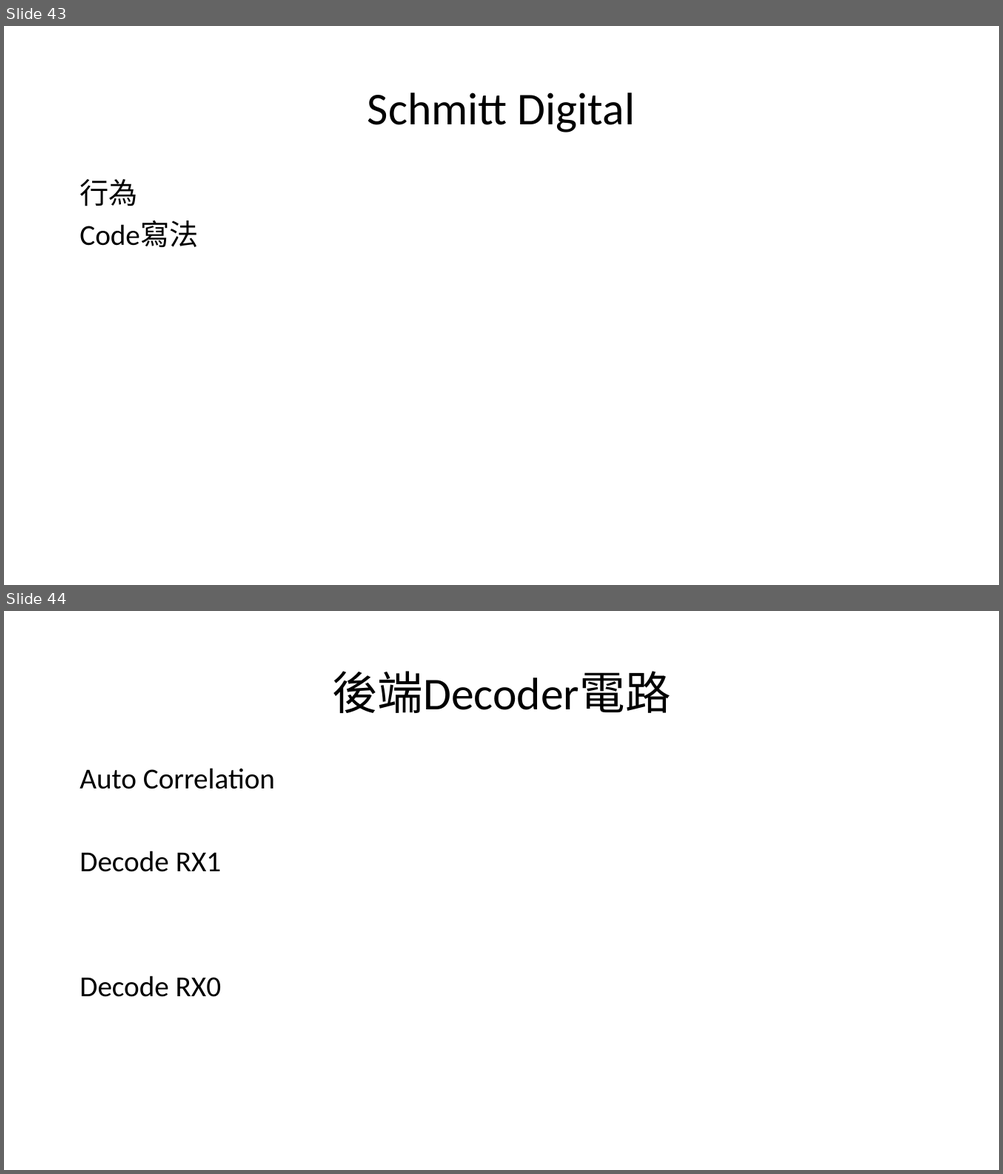
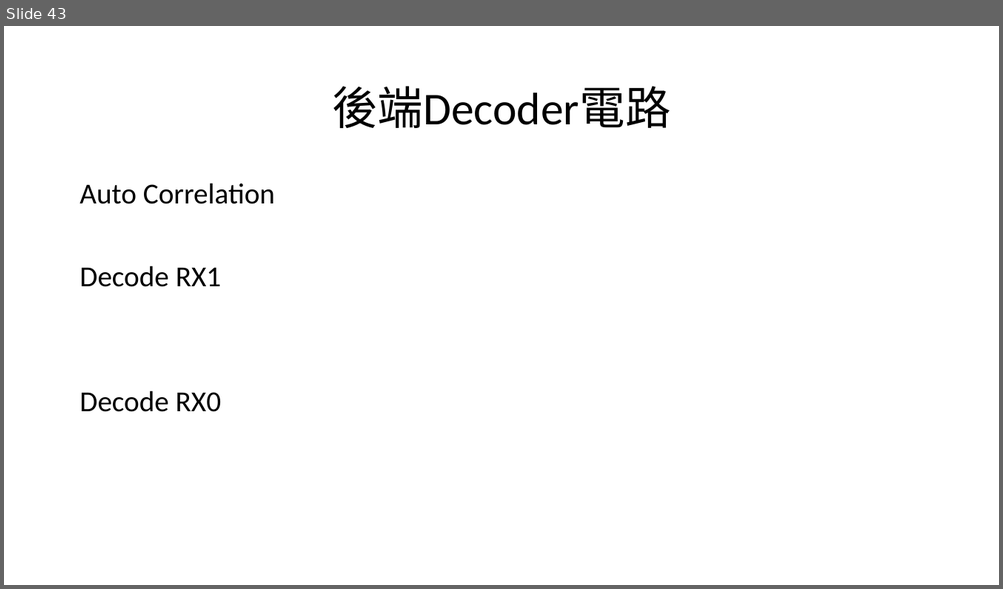
Before and after one commit to a0910281835/Summrary_PDF, a slide deck: Project_Summary_pdf/Project_Summary.pptx. Shown one above the other, each under a label of ours: slides 43 and 44 before the commit, slide 43 after it. The pictures are 1003x1174 and 1003x589 pixels, drawn with LibreOffice and Linux fonts; fonts in the diff are those of the drawing. Boxes give left, top, right and bottom in pixels: in the first picture for what was removed or moved away, otherwise in the second. Text is boxed around its words. In the diff, an @@ line names an element or a change of style, - is before the commit and + after.

Commit message:
* Update Schmitt Page

```diff
--- a/Project_Summary_pdf/Project_Summary.pptx
+++ b/Project_Summary_pdf/Project_Summary.pptx
@@ slide 43 removed at bbox=[4, 26, 999, 585], background #FFFFFF @@
@@ title removed at bbox=[367, 93, 635, 133] @@
-Schmitt Digital
@@ text removed at bbox=[79, 179, 198, 247] @@
-行為
-Code寫法
@@ what was slide 44 is now slide 43 @@
```
Also in this commit, not shown: 4 slides changed, 3 slides added, 2 other slides removed.
